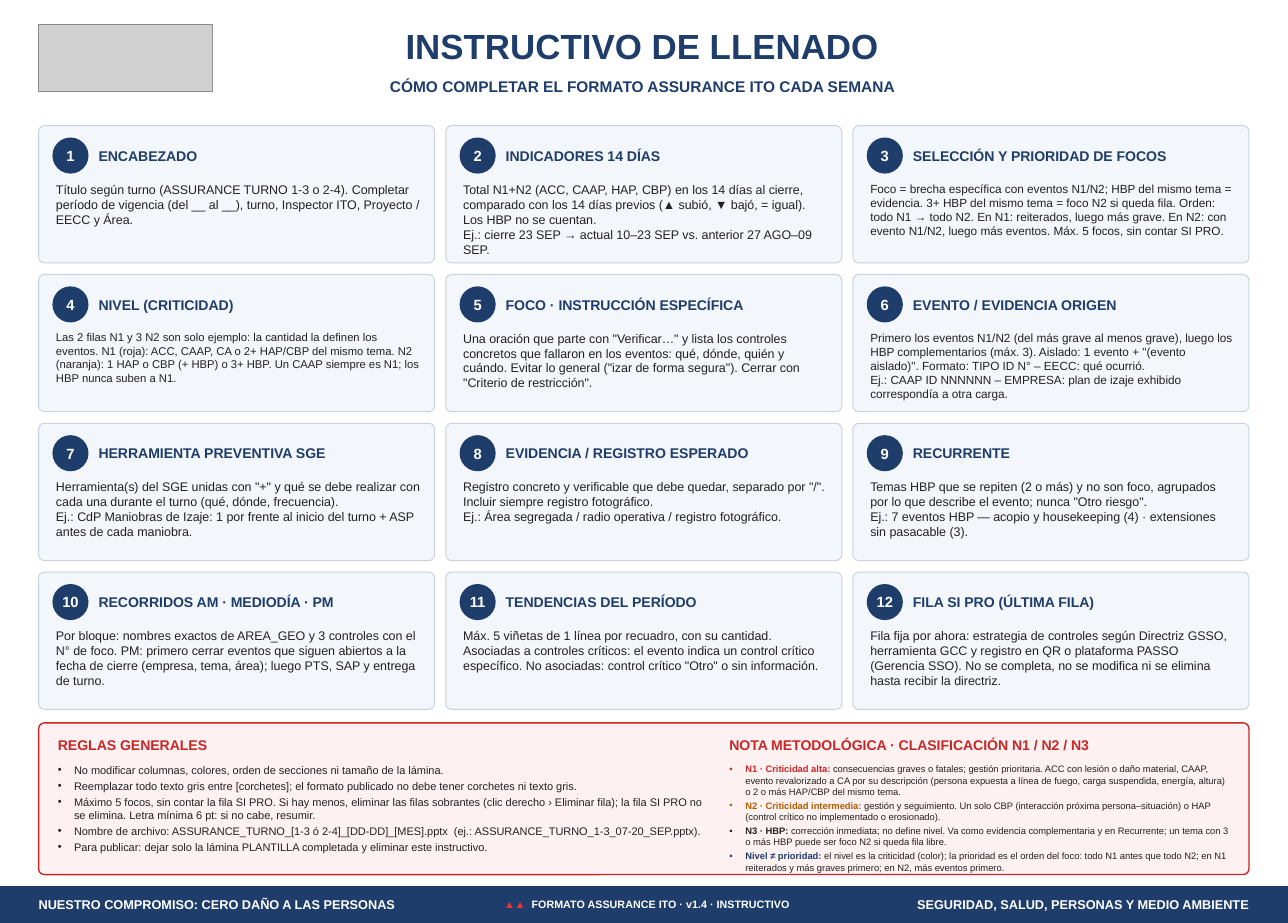
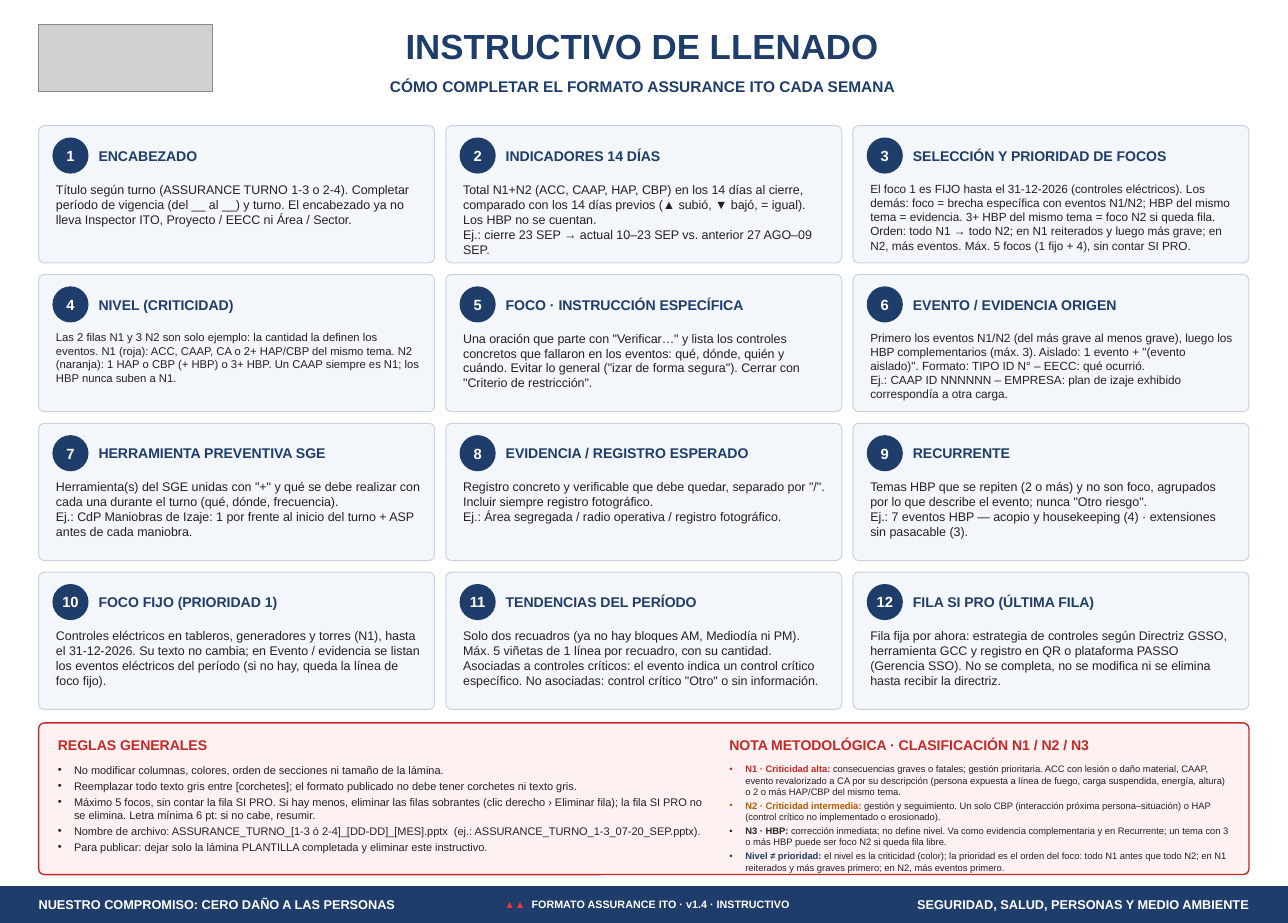
Before and after one commit to williams-maker/Antucoya, a slide deck: slide 2 of herramientas/FORMATO_ASSURANCE_base.pptx. Drawn at 1288x923 pixels with LibreOffice and Linux fonts; fonts in the diff are those of the drawing; grey boxes stand for pictures. Boxes give left, top, right and bottom in pixels: in the first picture for what was removed or moved away, otherwise in the second. Text is boxed around its words. In the diff, an @@ line names an element or a change of style, - is before the commit and + after.

```diff
--- a/herramientas/FORMATO_ASSURANCE_base.pptx
+++ b/herramientas/FORMATO_ASSURANCE_base.pptx
@@ text at (x1=56, y1=184, x2=409, y2=227): text changed @@
-Título según turno (ASSURANCE TURNO 1-3 o 2-4). Completar período de vigencia (del __ al __), turno, Inspector ITO, Proyecto / EECC y Área.
+Título según turno (ASSURANCE TURNO 1-3 o 2-4). Completar período de vigencia (del __ al __) y turno. El encabezado ya no lleva Inspector ITO, Proyecto / EECC ni Área / Sector.
@@ text at (x1=870, y1=184, x2=1230, y2=252): text changed @@
-Foco = brecha específica con eventos N1/N2; HBP del mismo tema = evidencia. 3+ HBP del mismo tema = foco N2 si queda fila. Orden: todo N1 → todo N2. En N1: reiterados, luego más grave. En N2: con evento N1/N2, luego más eventos. Máx. 5 focos, sin contar SI PRO.
+El foco 1 es FIJO hasta el 31-12-2026 (controles eléctricos). Los demás: foco = brecha específica con eventos N1/N2; HBP del mismo tema = evidencia. 3+ HBP del mismo tema = foco N2 si queda fila. Orden: todo N1 → todo N2; en N1 reiterados y luego más grave; en N2, más eventos. Máx. 5 focos (1 fijo + 4), sin contar SI PRO.
@@ text at (x1=99, y1=596, x2=277, y2=610): text changed @@
-RECORRIDOS AM · MEDIODÍA · PM
+FOCO FIJO (PRIORIDAD 1)
@@ text at (x1=56, y1=630, x2=420, y2=688): text changed @@
-Por bloque: nombres exactos de AREA_GEO y 3 controles con el N° de foco. PM: primero cerrar eventos que siguen abiertos a la fecha de cierre (empresa, tema, área); luego PTS, SAP y entrega de turno.
+Controles eléctricos en tableros, generadores y torres (N1), hasta el 31-12-2026. Su texto no cambia; en Evento / evidencia se listan los eventos eléctricos del período (si no hay, queda la línea de foco fijo).
@@ text at (x1=463, y1=630, x2=819, y2=688): text changed @@
-Máx. 5 viñetas de 1 línea por recuadro, con su cantidad. Asociadas a controles críticos: el evento indica un control crítico específico. No asociadas: control crítico "Otro" o sin información.
+Solo dos recuadros (ya no hay bloques AM, Mediodía ni PM). Máx. 5 viñetas de 1 línea por recuadro, con su cantidad. Asociadas a controles críticos: el evento indica un control crítico específico. No asociadas: control crítico "Otro" o sin información.
```
Also in this commit, not shown: 1 other slide changed, 3 other files.
